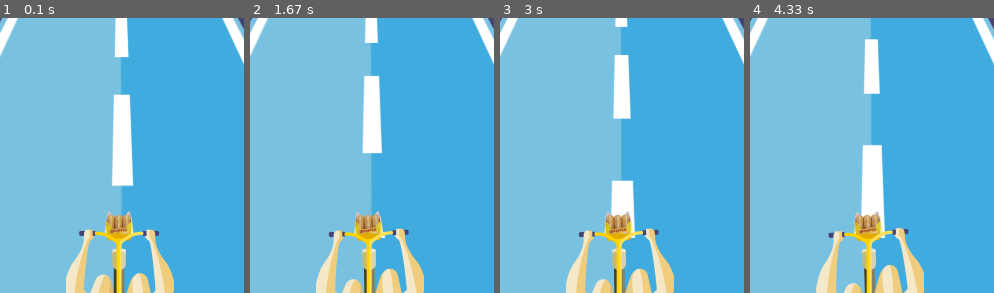
Above: before the commit, frames 1-4 (left to right).
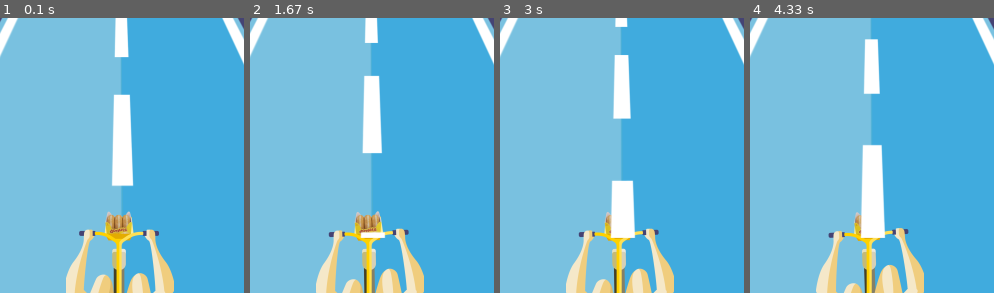
Above: after the commit, the same moments.

Repository: ibandominguez/pygame
Game: pygame game, started from game.py
Same seed, same stepped clock (60 frames per second), same inputs: the game is played once before the commit and once after it.
Inputs:
- Up to frame 1 (0.1 s): no input
- Up to frame 2 (1.67 s): hold Up 0.33-0.8 s; hold Down 0.83-1.13 s; hold Up 1.17-1.53 s; hold Down from 1.57 s (still down)
- Up to frame 3 (3 s): release Down at 1.93 s; hold Up 1.97-2.27 s; hold Down 2.3-2.6 s; hold Up from 2.63 s (still down)
- Up to frame 4 (4.33 s): release Up at 3 s; hold Down 3.03-3.4 s; hold Up 3.43-3.73 s; hold Down 3.77-4.07 s; hold Up from 4.1 s (still down)
The pictures show only the part of the screen within x 25-75%, y 50-100%; the shares and areas given below are measured in that part.

The runs differ from the first frame. In frame 2, 0.2% of the frame differs, in the area x 45-56%, y 77-80%; in frame 3, 0.8%, in the area x 45-56%, y 70-80%; in frame 4, 0.8%.

Commit message:
screen layers test on RPO

Diff:
--- a/game.py
+++ b/game.py
@@ -64,7 +64,7 @@
 scoreboard = pygame.image.load(os.getcwd() + '/assets/scoreboard.png').convert_alpha()
 
 sprites = pygame.sprite.Group()
-sprites.add(road, bike, donuts)
+sprites.add(donuts, bike, road) # (road, bike, donuts)
 
 while running:
     clock.tick(constants.FPS)
